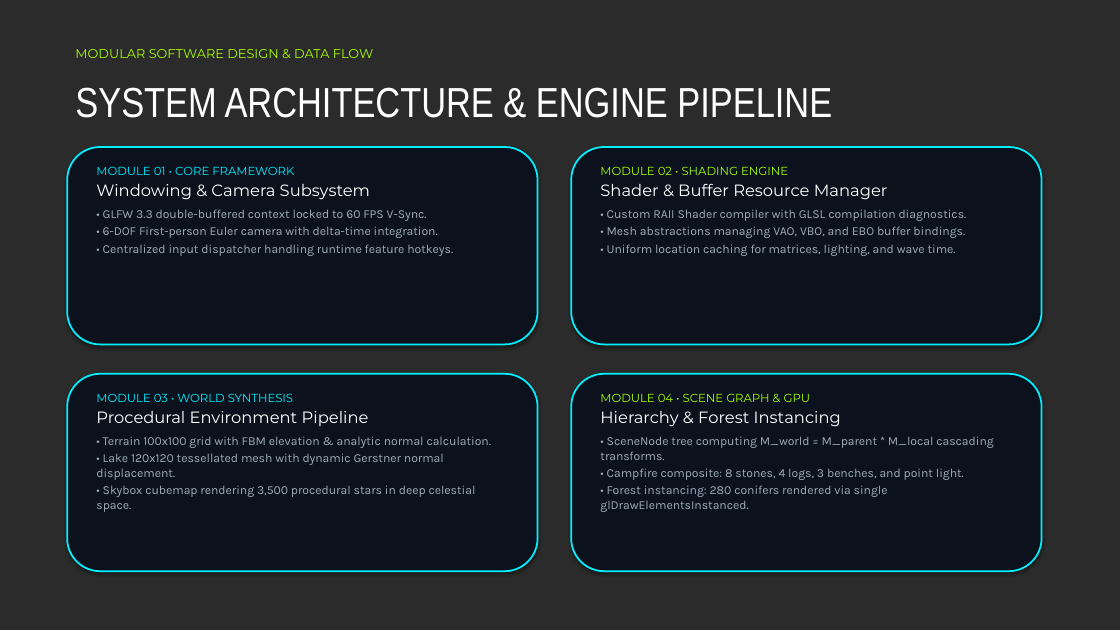
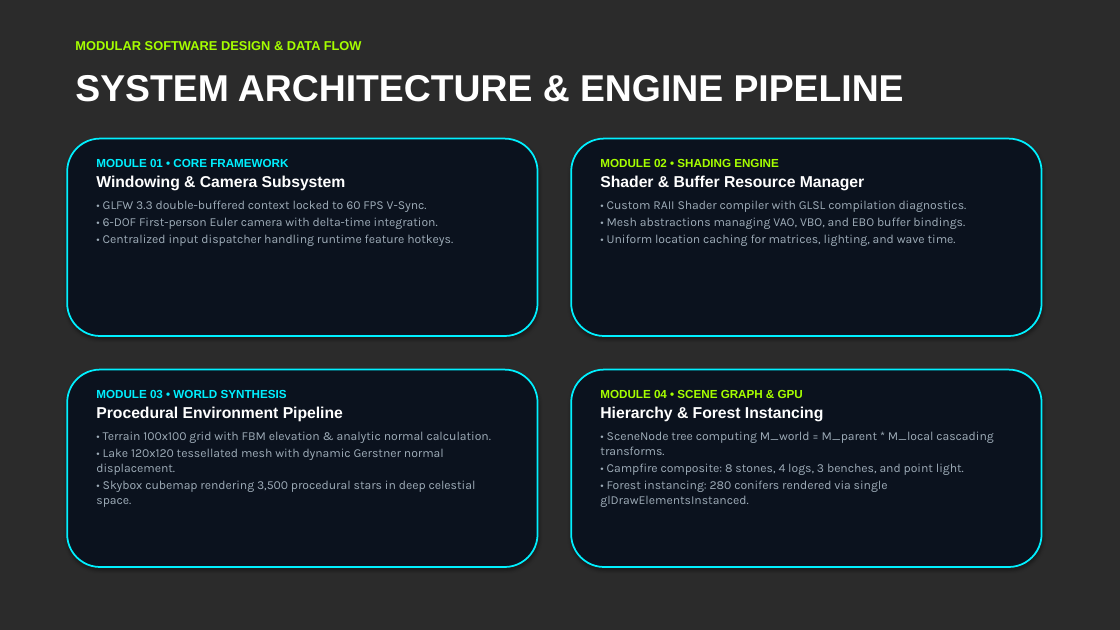
Before and after one commit to duesenbek/mountain-lake-aurora, a slide deck: slide 3 of Final_Presentation_Duisenbek_Agabekuly.pptx. Drawn at 1120x630 pixels with LibreOffice and Linux fonts; fonts in the diff are those of the drawing; background and template pictures are left out; a plain dark background stands for a picture behind light text. Boxes give left, top, right and bottom in pixels: in the first picture for what was removed or moved away, otherwise in the second. Text is boxed around its words. In the diff, an @@ line names an element or a change of style, - is before the commit and + after.

Commit message:
docs: polish slide alignment, apply modern Bahnschrift typography, and add course gratitude

```diff
--- a/Final_Presentation_Duisenbek_Agabekuly.pptx
+++ b/Final_Presentation_Duisenbek_Agabekuly.pptx
@@ text "MODULAR SOFTWARE DESIGN & DATA ...": place and size @@
-text "MODULAR SOFTWARE DESIGN & DATA ..." at (75, 49, 373, 58)
+text "MODULAR SOFTWARE DESIGN & DATA ..." at (75, 41, 362, 50)
@@ text "MODULAR SOFTWARE DESIGN & DATA ..." at (75, 41, 362, 50): font Montserrat to Arial, bold on @@
@@ text "SYSTEM ARCHITECTURE & ENGINE PIPELINE": place and size @@
-text "SYSTEM ARCHITECTURE & ENGINE PIPELINE" at (75, 87, 832, 118)
+text "SYSTEM ARCHITECTURE & ENGINE PIPELINE" at (75, 75, 904, 102)
@@ text "SYSTEM ARCHITECTURE & ENGINE PIPELINE" at (75, 75, 904, 102): size 36 to 32 pt, font Arial Narrow to Arial, bold on @@
@@ 2 texts, 2 rounded rectangles: place and size @@
-2 texts, 2 rounded rectangles at (67, 147, 1042, 344)
+2 texts, 2 rounded rectangles at (67, 139, 1042, 336)
@@ text at (96, 159, 346, 191): font Montserrat to Arial, bold on in "MODULE 01 • CORE FRAMEWORK", "Windowing & Camera Subsystem"; size 14 to 13.5 pt in "Windowing & Camera Subsystem" @@
@@ text at (600, 159, 864, 191): font Montserrat to Arial, bold on in "MODULE 02 • SHADING ENGINE", "Shader & Buffer Resource Manager"; size 14 to 13.5 pt in "Shader & Buffer Resource Manager" @@
@@ rounded rectangle: place and size @@
-rounded rectangle at (67, 374, 538, 571)
+rounded rectangle at (67, 370, 538, 567)
@@ rounded rectangle: place and size @@
-rounded rectangle at (571, 374, 1042, 571)
+rounded rectangle at (571, 370, 1042, 567)
@@ text at (96, 390, 343, 422): font Montserrat to Arial, bold on in "MODULE 03 • WORLD SYNTHESIS", "Procedural Environment Pipeline"; size 14 to 13.5 pt in "Procedural Environment Pipeline" @@
@@ text at (600, 390, 823, 422): font Montserrat to Arial, bold on in "MODULE 04 • SCENE GRAPH & GPU", "Hierarchy & Forest Instancing"; size 14 to 13.5 pt in "Hierarchy & Forest Instancing" @@
```
Also in this commit, not shown: 9 other slides changed, 16 other files.
